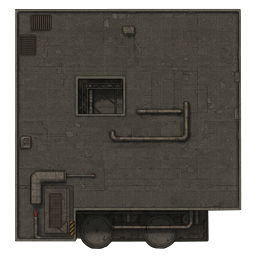
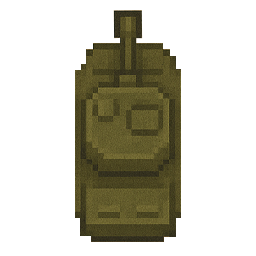
Layer changes from the first 256 × 256 image to the second:
added layer "Слой 22" above "Слой 23" over (80, 10, 176, 177)
added layer "Слой 23" above "Слой 12" over (75, 43, 181, 242)
hid "Слой 3" over (15, 8, 242, 249)
